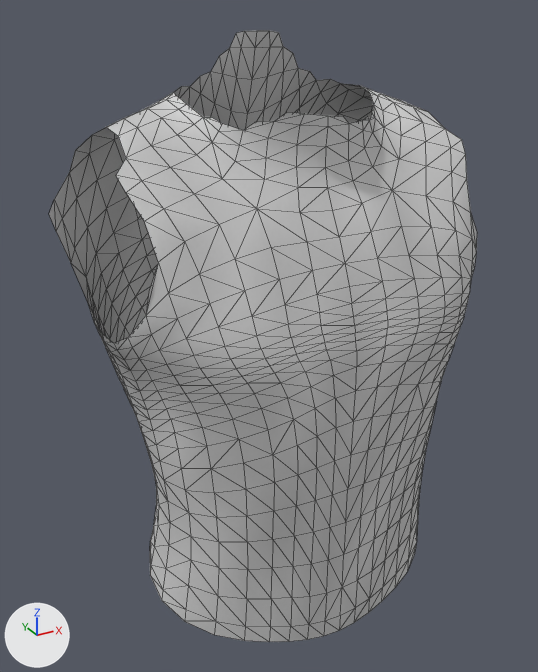
Two versions of the glTF model assets/people/clothes/ren_bodice/man.glb, one commit apart.
Both versions are drawn from a 50 mm camera at (-0.368, -0.663, 1.622) aimed at (-0.016, -0.022, 1.301). The axes (+X, +Y, +Z) are drawn at lower left. The lights are the same throughout. The picture after the commit comes second. Mesh edges are drawn as thin lines. Vertices at exactly the same position are counted once.

Before the edit, the objects in view are built like this:
```python
me_ren_bodice_0 = bpy.data.meshes.new('ren_bodice_0')
me_ren_bodice_0.from_pydata(...)  # 893 vertices, 1674 faces; spans x -0.213..0.213, y -0.169..0.104, z 0.995..1.602
me_ren_bodice_0.materials.append(mat_ren_bodice)
ob_ren_bodice_0 = bpy.data.objects.new('ren_bodice_0', me_ren_bodice_0)
ob_ren_bodice_0.location = (0.0, 0.0, 0.0)
```
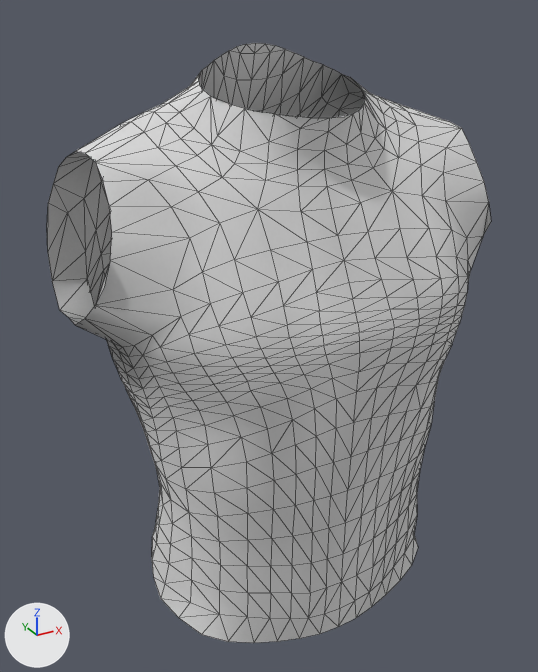
What differs and where, as boxes [x1, y1, x2, y2] in the pictures (538 x 672 px; the box of a moved part takes in the faces that stretch with it):
'ren_bodice_0', reshaped, recoloured: before [49, 30, 477, 642]; after [47, 43, 491, 643]
part 1 of me_ren_bodice_0, moved or reshaped: before [49, 30, 477, 642]; after [47, 43, 491, 643]
part 2 of me_ren_bodice_0, recoloured: before [49, 30, 477, 642]; after [47, 43, 491, 643]
part 3 of me_ren_bodice_0, recoloured: before [68, 46, 476, 641]; after [52, 52, 483, 641]

The change in detail:
me_ren_bodice_0 is used by ob_ren_bodice_0; location (0.0, 0.0, 0.0).
me_ren_bodice_0 had 893 vertices, 1674 faces and spanned x -0.213..0.213, y -0.169..0.104, z 0.995..1.602.
me_ren_bodice_0 now has 893 vertices, 1674 faces and spans x -0.222..0.222, y -0.168..0.102, z 0.998..1.591.
me_ren_bodice_0 part 1: 885 of 893 vertices moved; they spanned x -0.213..0.213, y -0.169..0.104, z 0.995..1.602 and now span x -0.222..0.222, y -0.168..0.102, z 0.998..1.591; mean shift (0.0, 0.0, 0.0); largest move (0.181, -0.112, 1.389) -> (0.215, -0.085, 1.396).
me_ren_bodice_0 part 2: 1033 faces centred in x -0.209..0.209, y -0.168..0.103, z 1.003..1.597 are repainted in the vertex colours; the middle colour goes from white #ebebeb to white #f7f7f7.
me_ren_bodice_0 part 3: 641 faces centred in x -0.196..0.204, y -0.168..0.103, z 1.003..1.577 are repainted in the vertex colours; the middle colour goes from light grey #e1e1e1 to white #f6f6f6.
